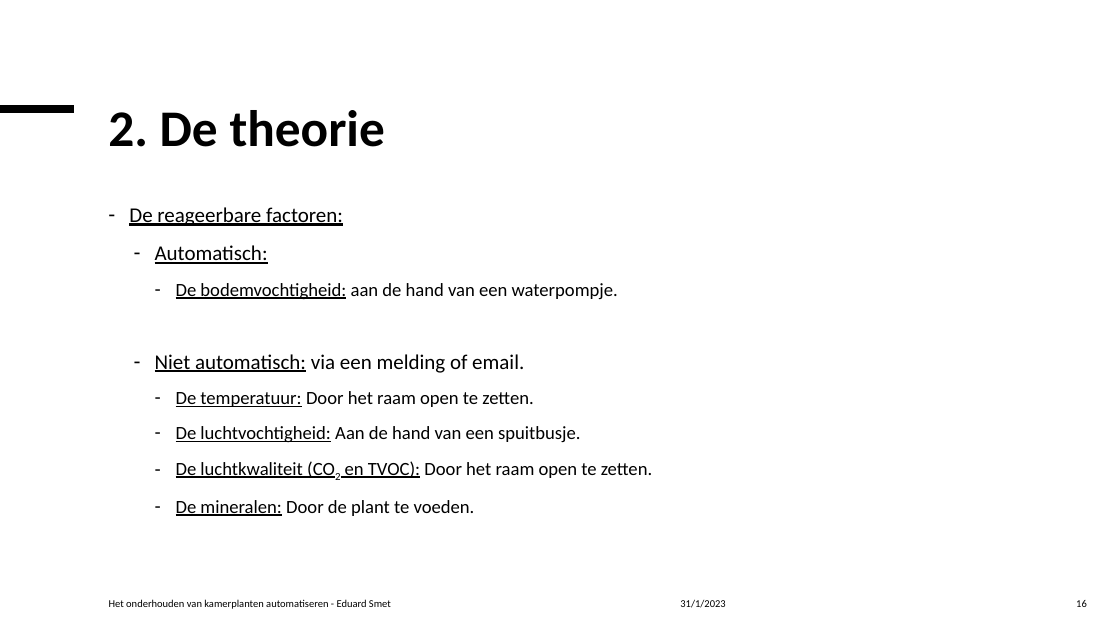
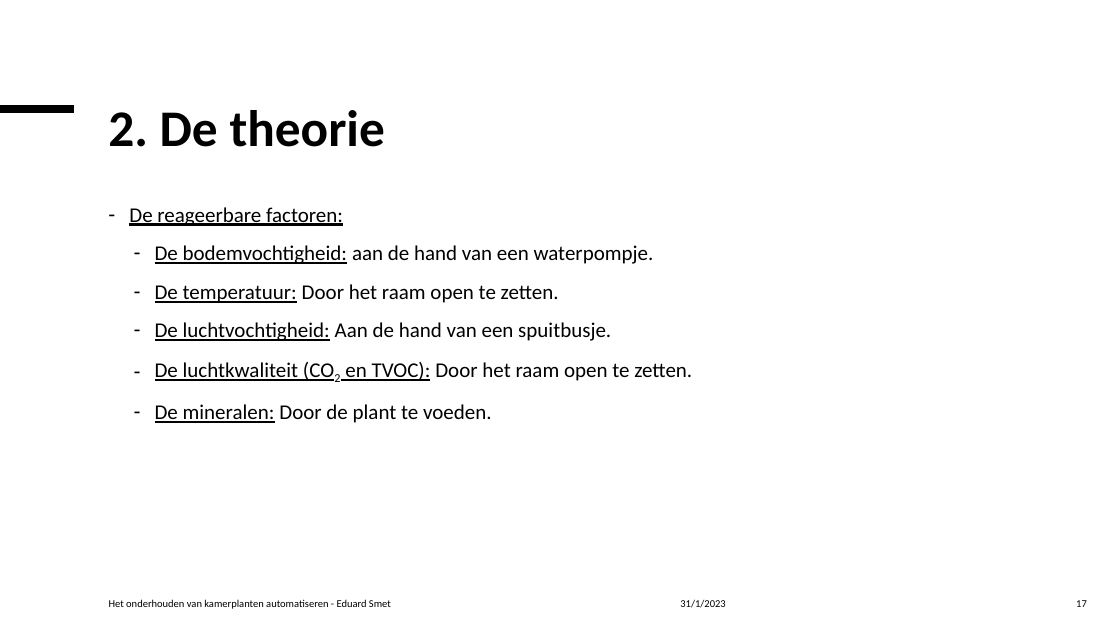
Before and after one commit to Celarye/syfinalproject, a slide deck: slide 17 of FinalProject.pptx (slide 16 before the commit). Drawn at 1120x630 pixels with LibreOffice and Linux fonts; fonts in the diff are those of the drawing. Boxes give left, top, right and bottom in pixels: in the first picture for what was removed or moved away, otherwise in the second. Text is boxed around its words. In the diff, an @@ line names an element or a change of style, - is before the commit and + after.

```diff
--- a/FinalProject.pptx
+++ b/FinalProject.pptx
@@ text at box(155, 245, 268, 264): paragraph removed @@
-  – Automatisch:
@@ text at box(155, 245, 692, 423): size 16 to 18 pt; list level 3 to 2 in "De bodemvochtigheid: aan de hand ..."; list level 3 to 2 in "De temperatuur: Door het raam ..."; list level 3 to 2 in "De luchtvochtigheid: Aan de hand ..."; list level 3 to 2 in "De luchtkwaliteit (CO2 en TVOC): ..."; list level 3 to 2 in "De mineralen: Door de plant ..." @@
@@ text at box(155, 354, 524, 373): paragraph removed @@
-  – Niet automatisch: via een melding of email.
@@ page number at box(1076, 600, 1087, 607): text changed @@
-16
+17
```
Also in this commit, not shown: 20 other slides changed, 4 slides added.
